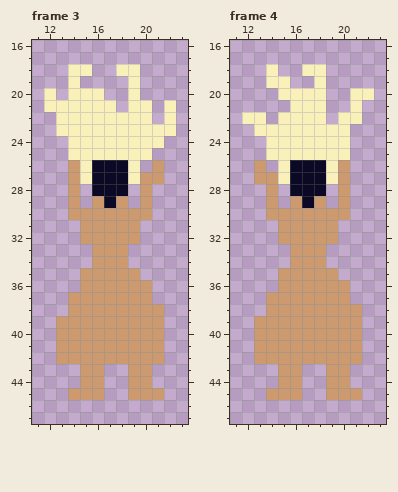
Pixel-art file -- src/art/lady_falling.aseprite. Above, as it was before the edit.
36x48 pixels, 4 frames. Shown: frame 3: x 11..23, y 16..47; frame 4: x 11..23, y 16..47. The commit also changed other frames, which this record leaves out.
Now the later version:
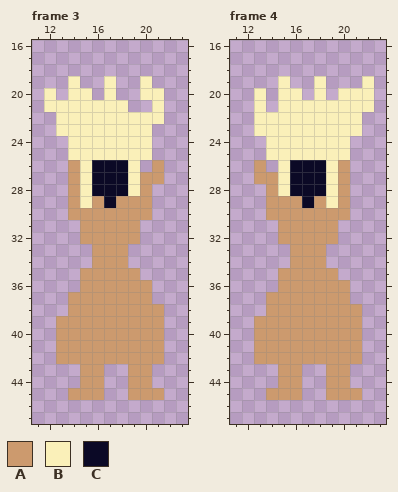
Palette (. is transparent): A #cc9a6e  B #faf0b9  C #0b0926
What changed:
Frame 3:
y 18: x 14..15 BB -> ..; x 18..19 BB -> ..
y 19: x 17 . -> B; x 19..20 B. -> .B
y 20: x 16..17 B. -> .B; x 19..21 B.. -> .BB
y 21: x 18..22 .BB.B -> B..B.
y 22: x 21..22 .B -> B.
y 23: x 21..22 BB -> ..
y 24: x 21 B -> .
y 28: x 15 . -> B; x 19 . -> B
y 29: x 15 . -> B; x 19 . -> A
Frame 4:
y 18: x 14 B -> .; x 17..18 BB -> ..
y 19: x 14 B -> .; x 22 . -> B
y 20: x 13 . -> B; x 17 B -> .; x 20 . -> B
y 21: x 13 . -> B; x 15 . -> B; x 19..20 .. -> BB; x 22 . -> B
y 22: x 12 B -> .; x 14 . -> B; x 19 . -> B
y 23: x 21 . -> B
y 28: x 15 . -> B; x 19 . -> B
y 29: x 15 . -> A; x 19 . -> B
